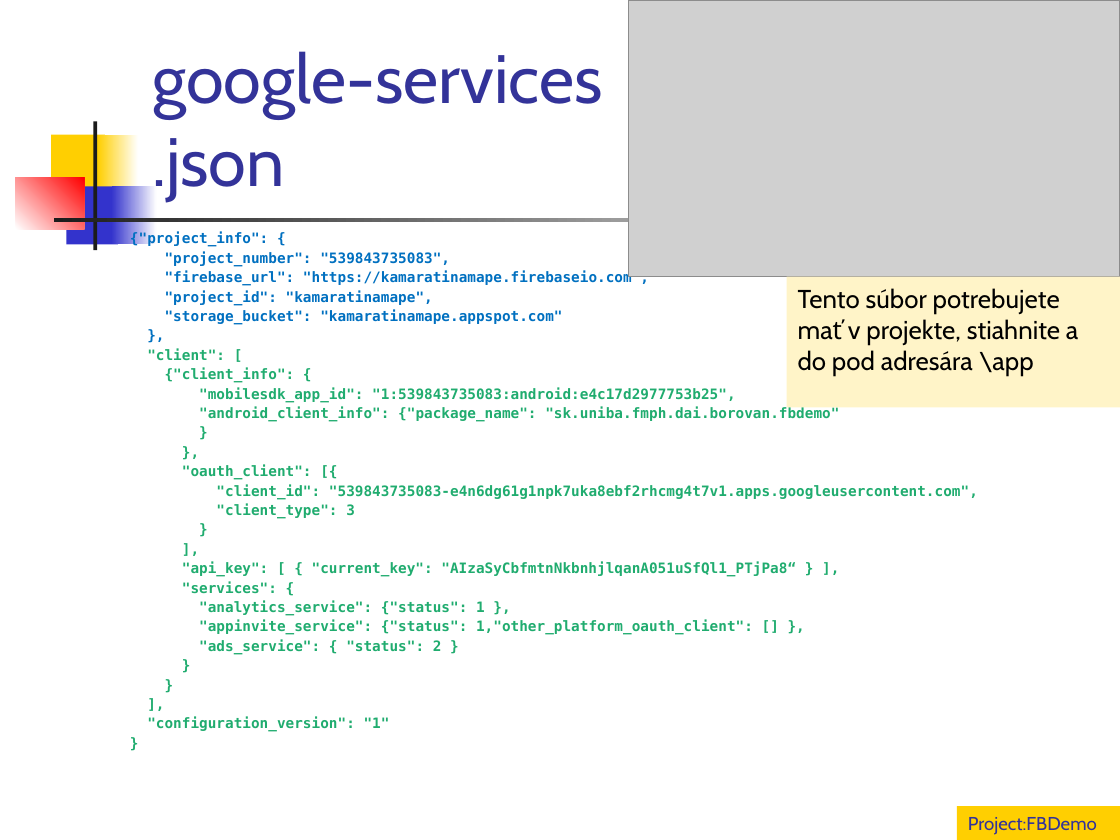
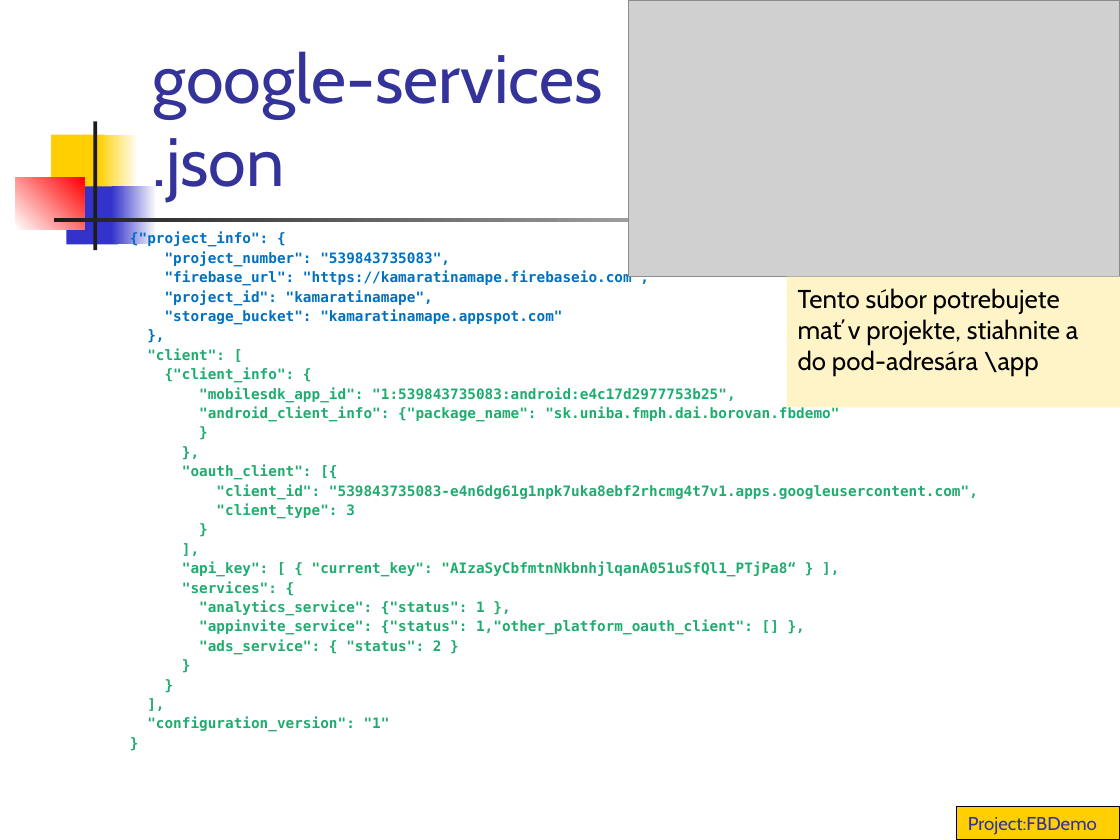
Before and after one commit to vmandro/Prednasky, a slide deck: slide 19 of 12/12_Android.ppt (slide 17 before the commit). Drawn at 1120x840 pixels with LibreOffice and Linux fonts; fonts in the diff are those of the drawing; grey boxes stand for pictures. Boxes give left, top, right and bottom in pixels: in the first picture for what was removed or moved away, otherwise in the second. Text is boxed around its words. In the diff, an @@ line names an element or a change of style, - is before the commit and + after.

```diff
--- a/12/12_Android.ppt
+++ b/12/12_Android.ppt
@@ text in rectangle at box(798, 288, 1078, 375): text changed @@
-Tento súbor potrebujete mať v projekte, stiahnite a do pod adresára \app
+Tento súbor potrebujete mať v projekte, stiahnite a do pod-adresára \app
@@ rectangle "Project:FBDemo" at box(956, 806, 1120, 840): outline none to #000000 0.74 pt @@
```
Also in this commit, not shown: 24 other slides changed, 5 slides added, 1 other file.
